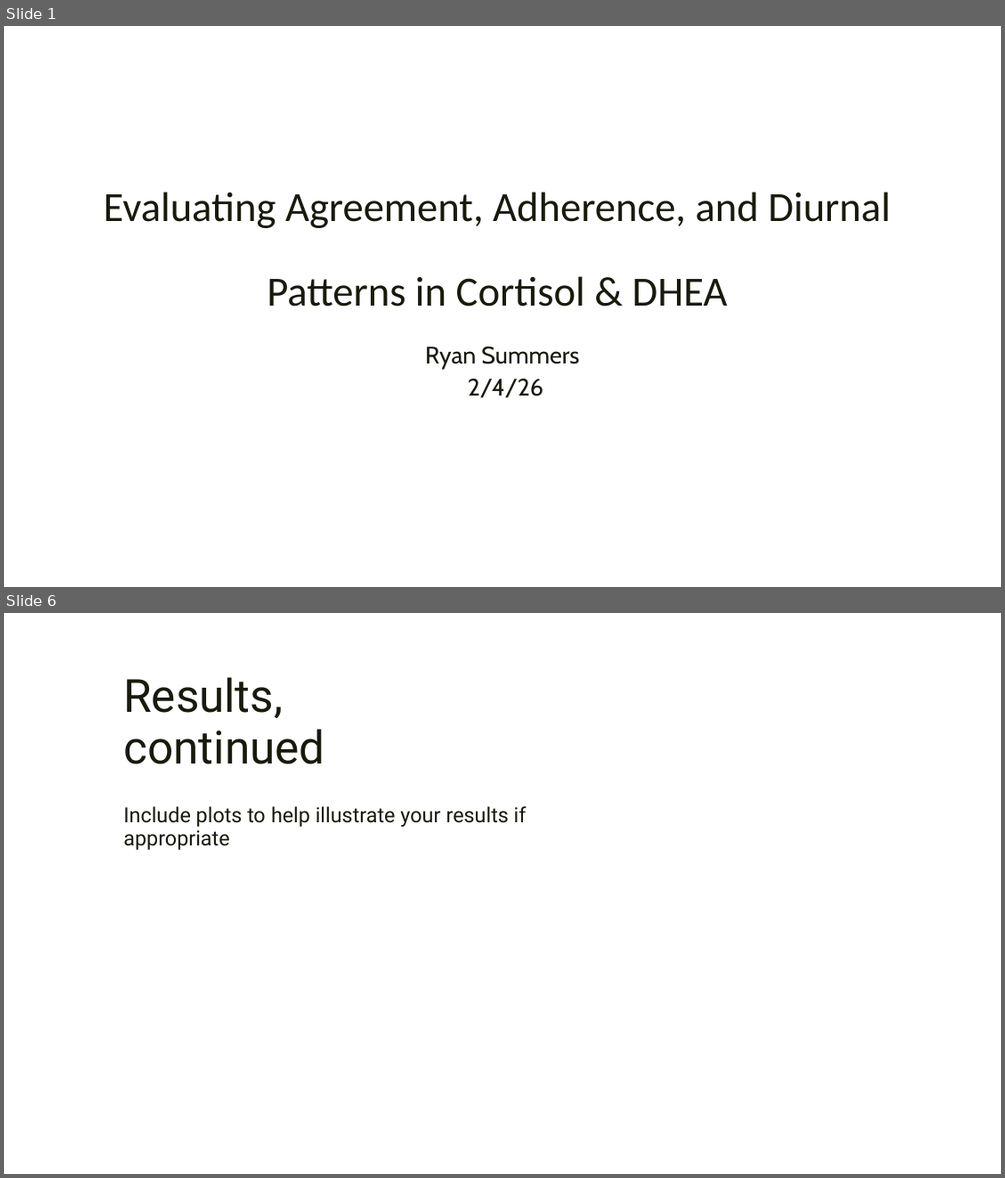
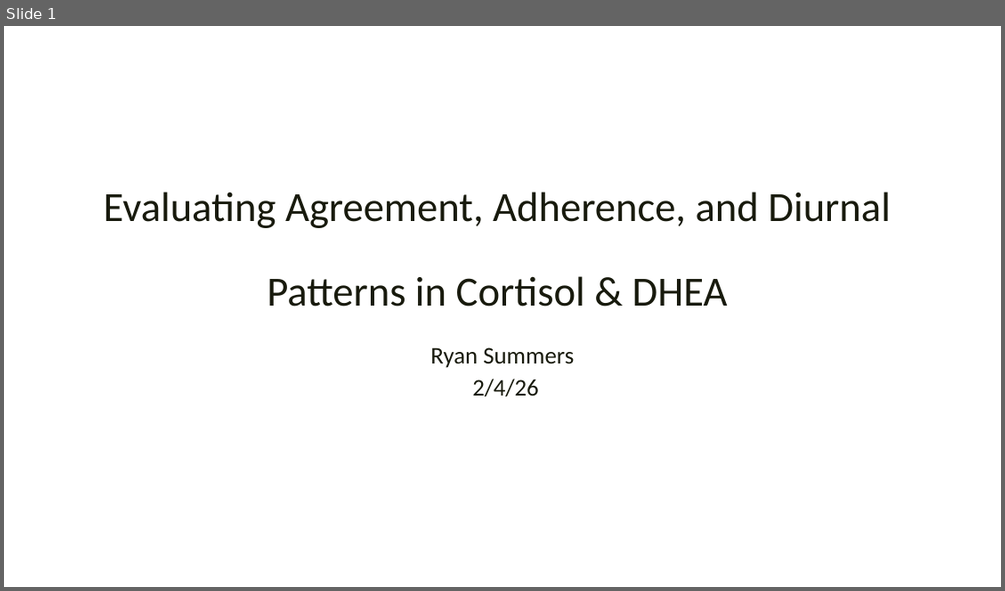
Before and after one commit to rysummers/BIOS6624-Class, a slide deck: Project0/Reports/Project0_Presentation.pptx. Shown one above the other, each under a label of ours: slides 1 and 6 before the commit, slide 1 after it; the slides between them are not shown. The pictures are 1005x1178 and 1005x591 pixels, drawn with LibreOffice and Linux fonts; fonts in the diff are those of the drawing; background and template pictures are left out. Boxes give left, top, right and bottom in pixels: in the first picture for what was removed or moved away, otherwise in the second. Text is boxed around its words. In the diff, an @@ line names an element or a change of style, - is before the commit and + after.

```diff
--- a/Project0/Reports/Project0_Presentation.pptx
+++ b/Project0/Reports/Project0_Presentation.pptx
@@ slide 6 removed at box(4, 613, 1001, 1174), background picture (left out) @@
@@ text removed at box(123, 677, 324, 764) @@
-Results, continued
@@ text removed at box(123, 806, 526, 850) @@
-Include plots to help illustrate your results if appropriate
@@ slide 1 changed as well @@
@@ text "Ryan Summers" at box(430, 347, 574, 396): font Cabin to Calibri @@
```
Also in this commit, not shown: 1 other slide changed, 5 slides added, 4 other slides removed, 4 other files.
